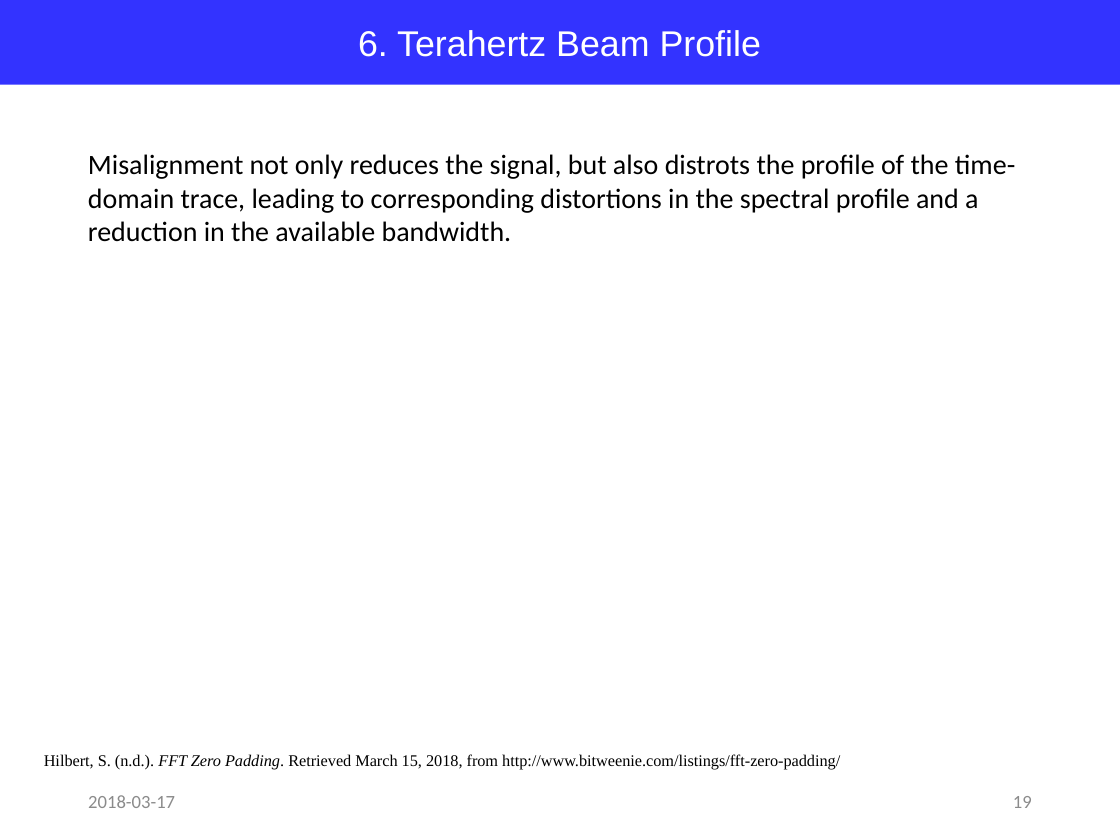
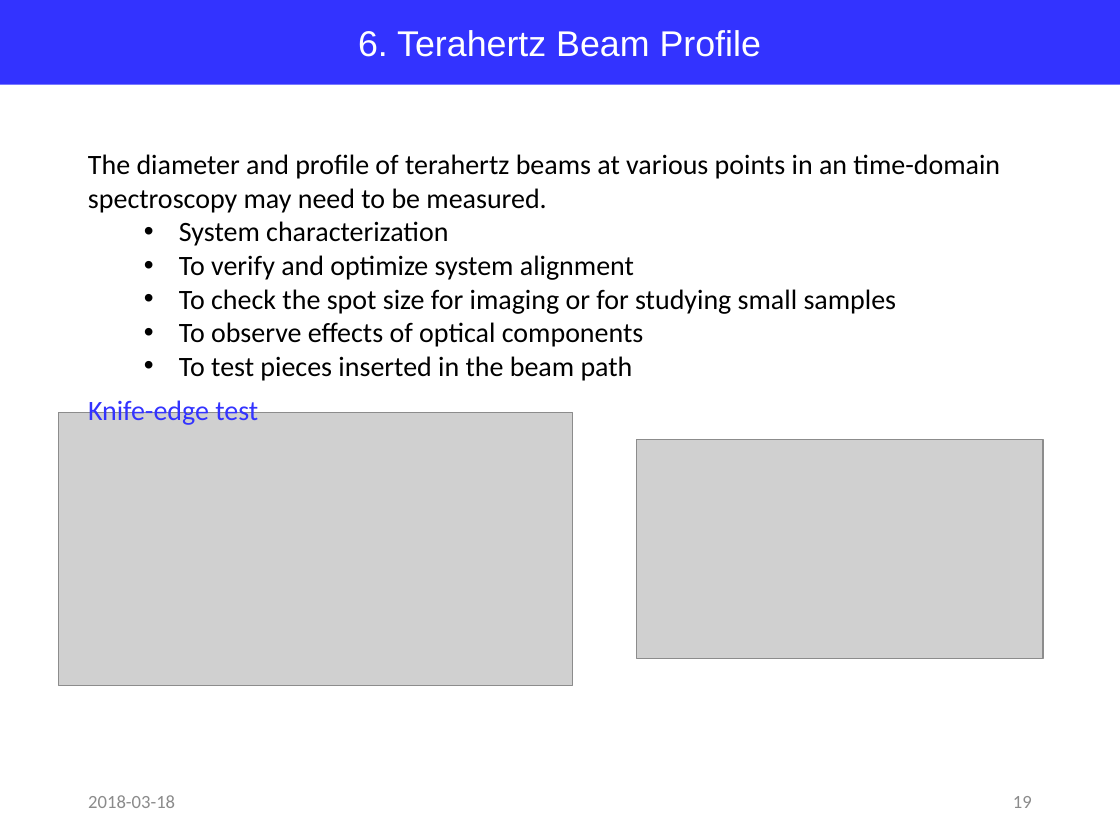
Before and after one commit to jglee96/NBTP_Lab, a slide deck: slide 19 of Terahertz Metrology/Ch3/Terahertz Metrology_Ch3.pptx. Drawn at 1120x840 pixels with LibreOffice and Linux fonts; fonts in the diff are those of the drawing; grey boxes stand for pictures. Boxes give left, top, right and bottom in pixels: in the first picture for what was removed or moved away, otherwise in the second. Text is boxed around its words. In the diff, an @@ line names an element or a change of style, - is before the commit and + after.

```diff
--- a/Terahertz Metrology/Ch3/Terahertz Metrology_Ch3.pptx
+++ b/Terahertz Metrology/Ch3/Terahertz Metrology_Ch3.pptx
@@ text at (x1=88, y1=154, x2=1000, y2=381): text changed @@
-Misalignment not only reduces the signal, but also distrots the profile of the time-domain trace, leading to corresponding distortions in the spectral profile and a reduction in the available bandwidth.
+The diameter and profile of terahertz beams at various points in an time-domain spectroscopy may need to be measured.
+  • System characterization
+  • To verify and optimize system alignment
+  • To check the spot size for imaging or for studying small samples
+  • To observe effects of optical components
+  • To test pieces inserted in the beam path
@@ picture added at (x1=58, y1=412, x2=572, y2=685) @@
@@ text added at (x1=88, y1=396, x2=258, y2=426), 18 pt, text #3333FF @@
+Knife-edge test
@@ picture added at (x1=636, y1=439, x2=1043, y2=659) @@
@@ text removed at (x1=44, y1=754, x2=840, y2=770) @@
-Hilbert, S. (n.d.). FFT Zero Padding. Retrieved March 15, 2018, from http://www.bitweenie.com/listings/fft-zero-padding/
@@ text at (x1=88, y1=795, x2=175, y2=808): text changed @@
-2018-03-17
+2018-03-18
```
Also in this commit, not shown: 19 other slides changed.
